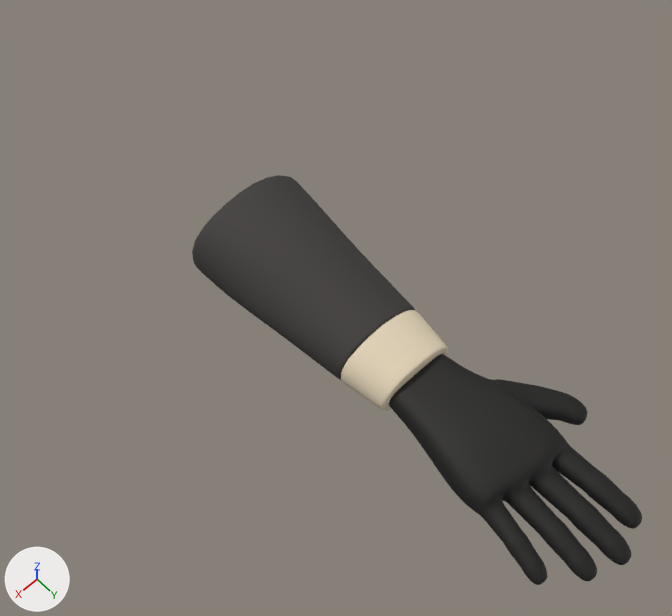
Two versions of the Blender file FPS_Hand/Blender/FPS_Hand_Refined.blend, one commit apart.
One viewpoint serves both versions: a camera (50 mm lens) standing at (0.265, 0.17, 0.628) and looking at (-0.006, -0.121, -0.017). Lighting does not change. The marker at lower left points along +X, +Y and +Z. The older version comes first.

Names of what the first picture shows: 'Hand_Glove', 'Shirt_Cuff', 'Suit_Sleeve'.
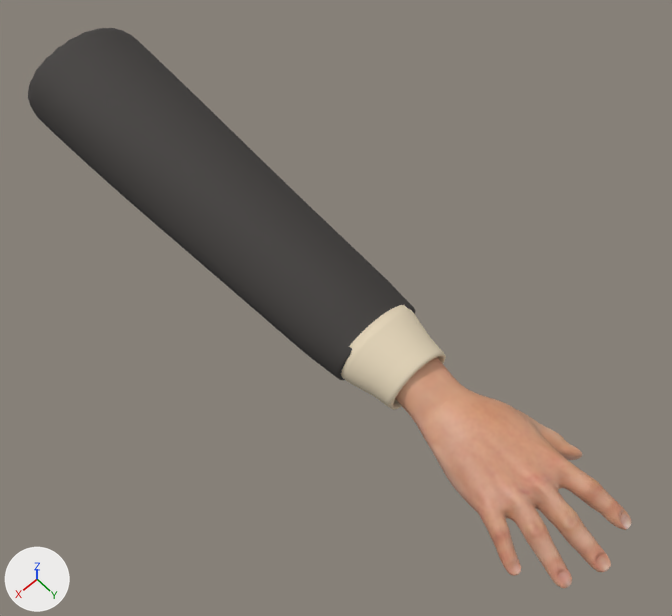
What differs and where, as boxes (x1, y1, x2, y2) in the pictures (672 x 616 px; the box of a moved part takes in the faces that stretch with it):
'Suit_Sleeve', reshaped (73% wider, 71% taller): before (192, 175, 415, 380); after (28, 28, 415, 380)
'Hand_Glove', deleted (black): before (389, 354, 642, 585)
'Hand_Skin', added (brown): after (395, 358, 632, 588)
'Shirt_Cuff', reshaped: before (341, 310, 448, 410); after (341, 305, 446, 410)
part 2 of me_suit_sleeve, moved or reshaped: before (192, 175, 382, 354); after (28, 28, 382, 353)

Edits to the bpy script that builds the scene:
```text
Add img_hand_albedo:
    img_hand_albedo = load_image('Hand albedo', '_unpacked/HandAlbedo.png', 1141, 1764, 'sRGB')
Add mat_m_hand_skin:
    mat_m_hand_skin = principled_material('M_Hand_Skin')
    mat_m_hand_skin.texture = img_hand_albedo
    mat_m_hand_skin.roughness = 0.49
Change me_shirt_cuff:
    used by ob_shirt_cuff; location = (0.0, 0.0, 0.0)
    remove me_shirt_cuff.from_pydata(...)  # 2114 vertices, 2112 faces; spans x -0.0421..0.0402, y -0.068..-0.0249, z -0.0263..0.0262
    add me_shirt_cuff.from_pydata(...)  # 288 vertices, 288 faces; spans x -0.039..0.039, y -0.072..-0.023, z -0.03..0.03
    me_shirt_cuff part 1: 2114 vertices removed from x -0.0421..0.0402, y -0.068..-0.0249, z -0.0263..0.0262; 288 vertices added at x -0.039..0.039, y -0.072..-0.023, z -0.03..0.03
Change me_suit_sleeve:
    used by ob_suit_sleeve; location = (0.0, 0.0, 0.0)
    remove me_suit_sleeve.from_pydata(...)  # 2882 vertices, 2880 faces; spans x -0.057..0.056, y -0.23..-0.067, z -0.043..0.041
    add me_suit_sleeve.from_pydata(...)  # 2882 vertices, 2880 faces; spans x -0.06..0.059, y -0.47..-0.067, z -0.046..0.045
    me_suit_sleeve part 2: 1681 of 2882 vertices moved; they spanned x -0.057..0.056, y -0.23..-0.11, z -0.043..0.041 and now span x -0.06..0.059, y -0.47..-0.12, z -0.046..0.045; mean shift (0.0, -0.151, 0.0); largest move (0.0, -0.23, 0.0) -> (0.0, -0.47, 0.0)
Add me_makehuman_right_hand:
    me_makehuman_right_hand.from_pydata(...)  # 6799 vertices, 6776 faces; spans x -0.065..0.055, y -0.064..0.163, z -0.049..0.028
    me_makehuman_right_hand.polygons.foreach_set('use_smooth', [True] * 6776)
    me_makehuman_right_hand.materials.append(mat_m_hand_skin)  # picture img_hand_albedo
Remove ob_hand_glove:
    ob_hand_glove = bpy.data.objects.new('Hand_Glove', me_hand_glove)
    ob_hand_glove.location = (0.0, 0.0, 0.0)
Add ob_hand_skin:
    ob_hand_skin = bpy.data.objects.new('Hand_Skin', me_makehuman_right_hand)
    ob_hand_skin.location = (0.0, 0.0, 0.0)
```
